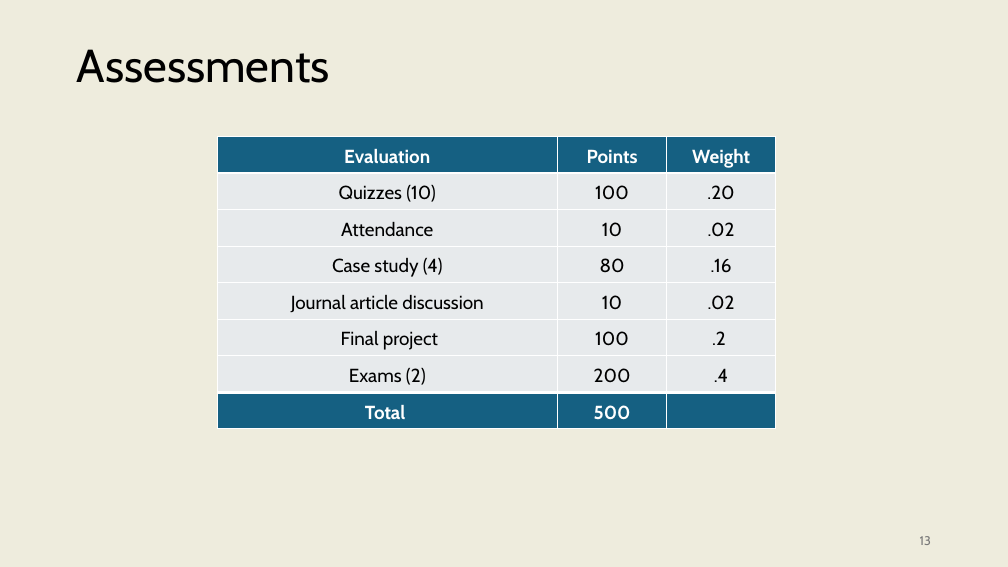
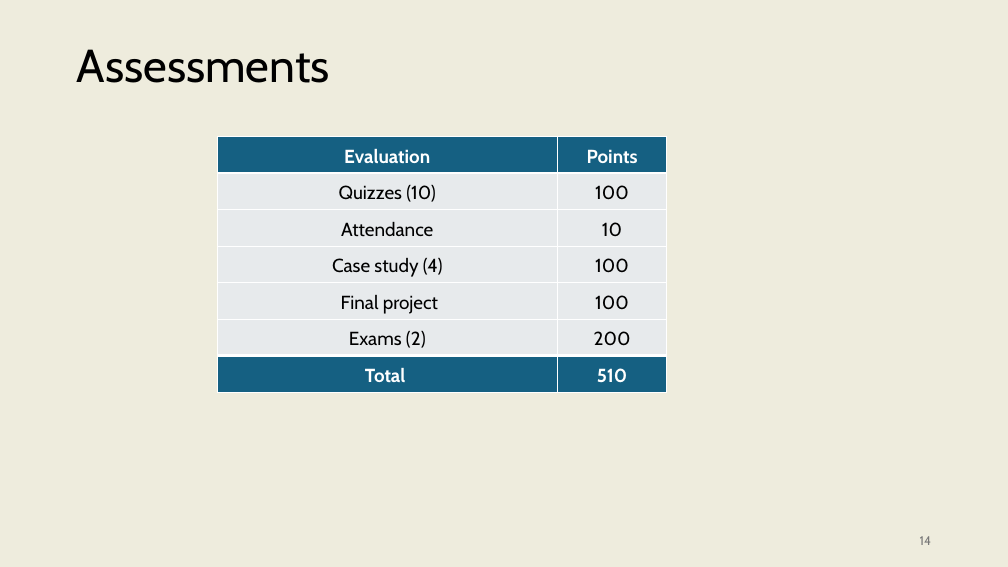
Before and after one commit to onishisaryu/HES-3000-Sports-Data-Analytics, a slide deck: slide 14 of pptx/Lecture0.pptx (slide 13 before the commit). Drawn at 1008x567 pixels with LibreOffice and Linux fonts; fonts in the diff are those of the drawing. Boxes give left, top, right and bottom in pixels: in the first picture for what was removed or moved away, otherwise in the second. Text is boxed around its words. In the diff, an @@ line names an element or a change of style, - is before the commit and + after.

```diff
--- a/pptx/Lecture0.pptx
+++ b/pptx/Lecture0.pptx
@@ table at bbox=[217, 137, 667, 393] @@
-Evaluation | Points | Weight
-Quizzes (10) | 100 | .20
-Attendance | 10 | .02
-Case study (4) | 80 | .16
-Journal article discussion | 10 | .02
-Final project | 100 | .2
-Exams (2) | 200 | .4
-Total | 500 | 
+Evaluation | Points
+Quizzes (10) | 100
+Attendance | 10
+Case study (4) | 100
+Final project | 100
+Exams (2) | 200
+Total | 510
@@ table: place and size @@
-table at bbox=[217, 137, 776, 430]
+table at bbox=[217, 137, 667, 393]
@@ page number at bbox=[920, 536, 931, 545]: text changed @@
-13
+14
```
Also in this commit, not shown: 2 other slides changed, 1 slide added, 2 other files.
